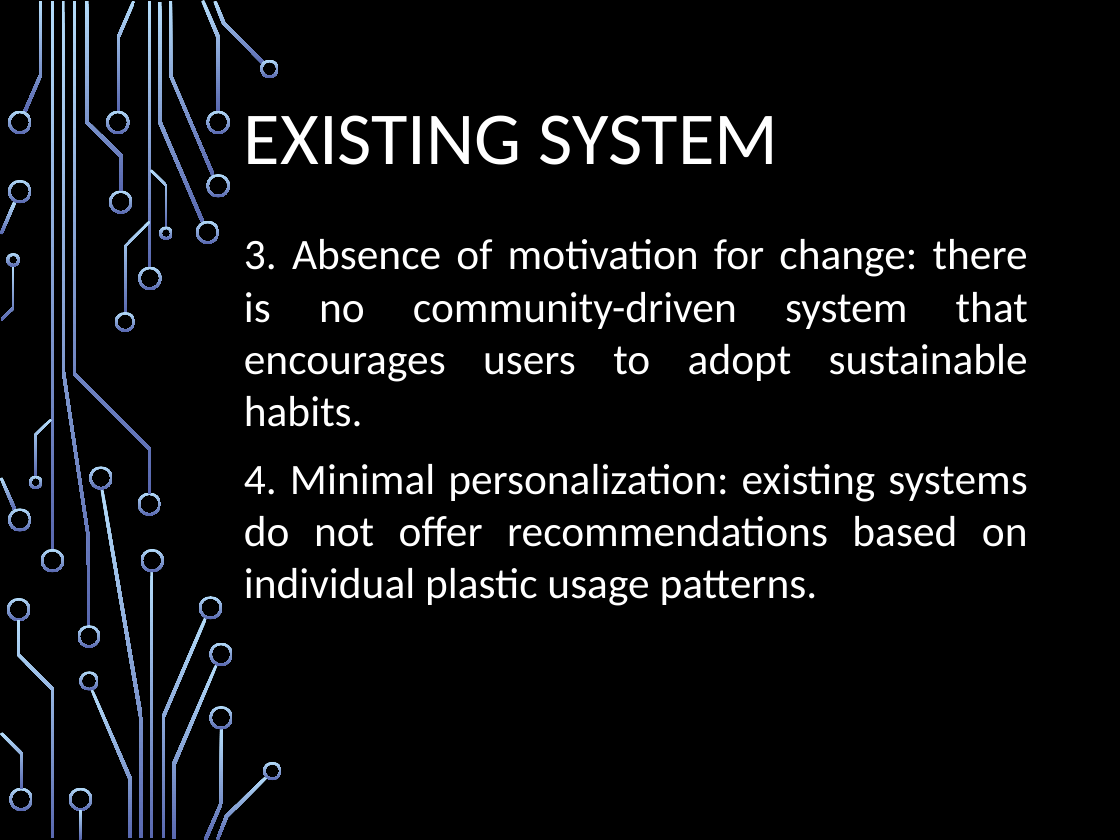
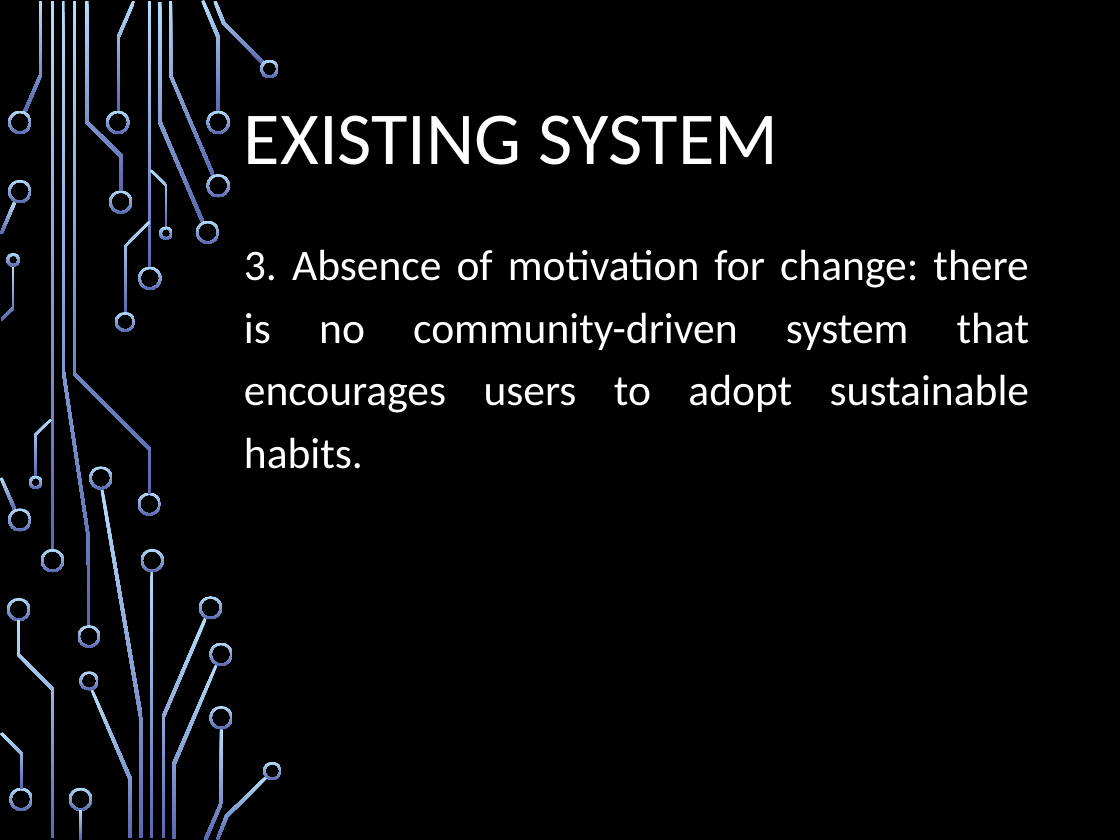
Before and after one commit to nimmyroz06/Main_project, a slide deck: slide 4 of Plastic_Waste_Calculator_Review.pptx. Drawn at 1120x840 pixels with LibreOffice and Linux fonts; fonts in the diff are those of the drawing; background and template pictures are left out. Boxes give left, top, right and bottom in pixels: in the first picture for what was removed or moved away, otherwise in the second. Text is boxed around its words. In the diff, an @@ line names an element or a change of style, - is before the commit and + after.

```diff
--- a/Plastic_Waste_Calculator_Review.pptx
+++ b/Plastic_Waste_Calculator_Review.pptx
@@ subtitle "3. Absence of motivation for ..." at (244, 249, 1029, 469): size 27.9 to 28 pt; line spacing 1 to 1.2 @@
@@ subtitle at (244, 464, 1028, 606): paragraph removed @@
-4. Minimal personalization: existing systems do not offer recommendations based on individual plastic usage patterns.
```
Also in this commit, not shown: 3 other slides changed, 6 slides added, 1 slide removed, 29 other files.
